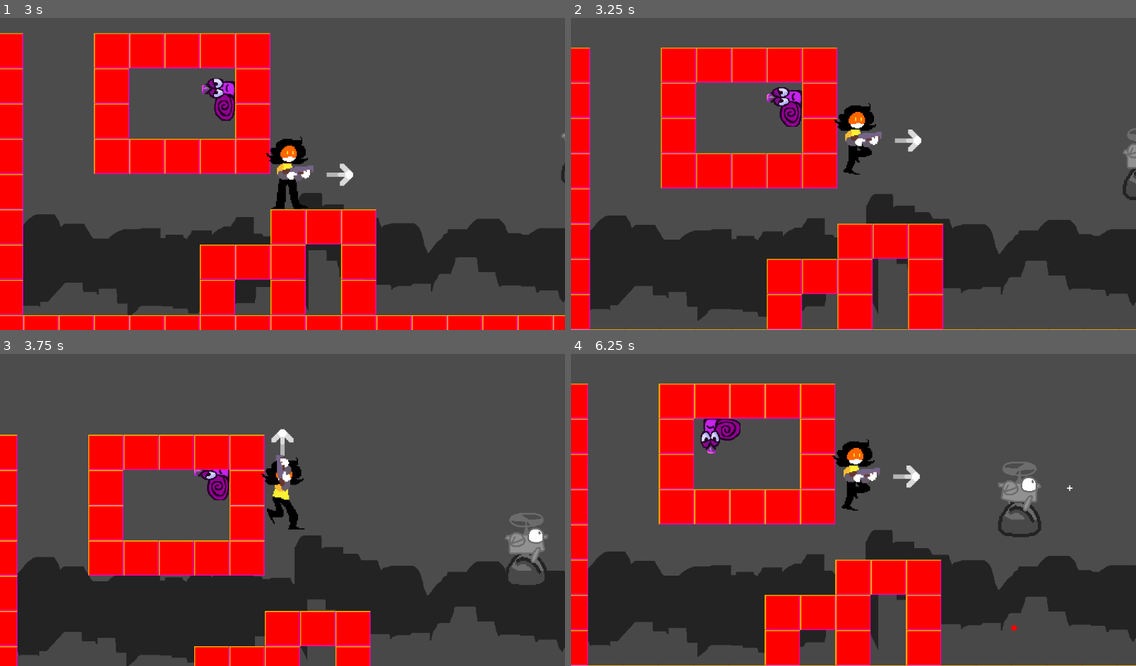
Above: before the commit, frames 1-4 (two rows, left to right).
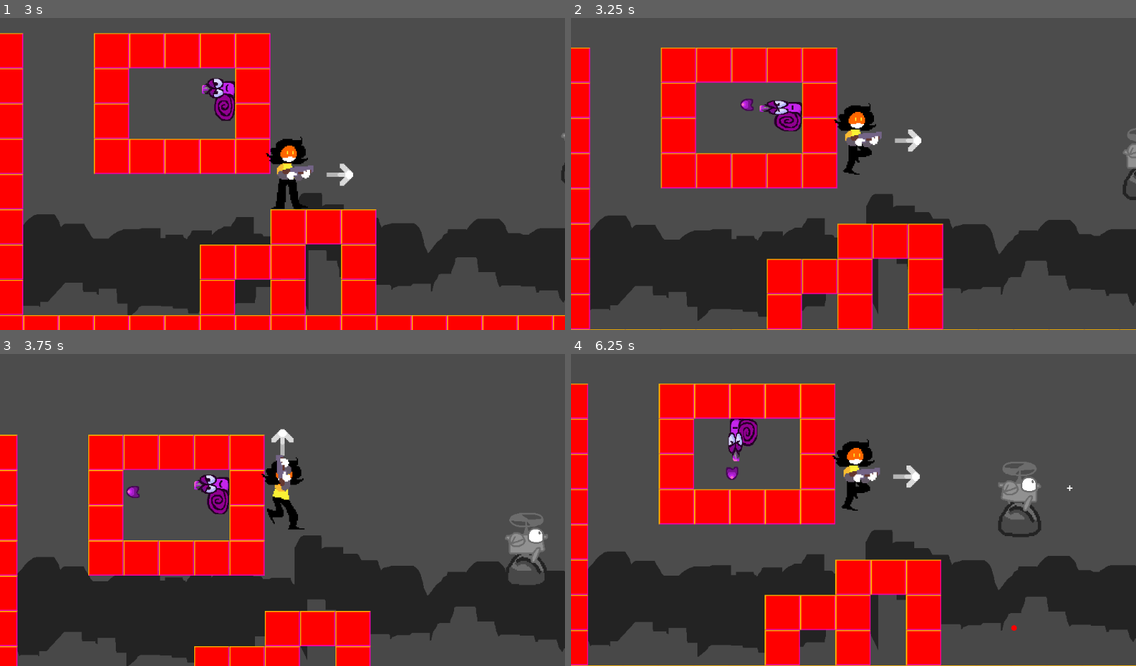
Above: after the commit, the same moments.

Repository: loopies2600/Sillarium
Game: Godot game, scene res://scenes/Levels/Test/TestScene.tscn
The game is run twice, just before and just after one commit, with the same random seed, the same clock (stepped at 60 frames per second) and the same inputs. This scene is started directly instead of the project's main scene.
Inputs:
- Up to frame 1 (3 s): hold C (input_hold) 0.53-1.28 s; tap Up (jump) at 0.77, 1.52 s; tap S (look_down) at 1.35 s; hold A (look_left) 2.03-2.78 s; tap D (look_right) at 2.85 s
- Up to frame 2 (3.25 s): tap Up (jump) at 3.02 s
- Up to frame 3 (3.75 s): hold W (look_up) from 3.53 s (still down)
- Up to frame 4 (6.25 s): tap Up (jump) at 3.77, 4.52, 6.02 s; release W (look_up) at 4.28 s; tap Down (shoot) at 4.35 s; hold C (input_hold) 5.03-5.78 s; tap S (look_down) at 5.85 s

Frame 1 is identical in both runs. In frame 2, 0.7% of the frame differs, in the area x 30-41%, y 22-37%; in frame 3, 0.7%; in frame 4, 1.0%, in the area x 22-33%, y 20-41%.

Commit message:
no cambie casi nada porque me voy a poner a hacer tarea xd

Diff:
--- a/CaranonWallTest.tscn
+++ b/CaranonWallTest.tscn
@@ -13,4 +13,4 @@
 tile_data = PoolIntArray( 0, 0, 0, 7, 0, 0, 8, 0, 0, 9, 0, 0, 10, 0, 0, 11, 0, 0, 12, 0, 0, 13, 0, 0, 14, 0, 0, 15, 0,  …(616 unchanged characters)…
 
 [node name="Caranon" parent="." instance=ExtResource( 1 )]
-position = Vector2( 833, 491 )
+position = Vector2( 839, 449 )
--- a/scenes/enemy/caranon/CaranonController.gd
+++ b/scenes/enemy/caranon/CaranonController.gd
@@ -8,9 +8,8 @@
 # Exported variables
 export (PackedScene) var projectile
 export (float) var speed = 50
-export (float) var firingTime = 0
+export (float) var firingTime = 3
 export (float) var gravityStrength = 50
-export (Vector2) var gravityDirection = Vector2.DOWN
 
 # Movement variables
 var velocity = Vector2()
@@ -19,7 +18,7 @@
 
 func _ready():
 	# Connecting nodes
-	# fireTimer.connect("timeout", self, "OnFireTimerTimeout")
+	fireTimer.connect("timeout", self, "OnFireTimerTimeout")
 	animPlayer.play("Slithering")
 	# Initializing timer
 	fireTimer.wait_time = firingTime
